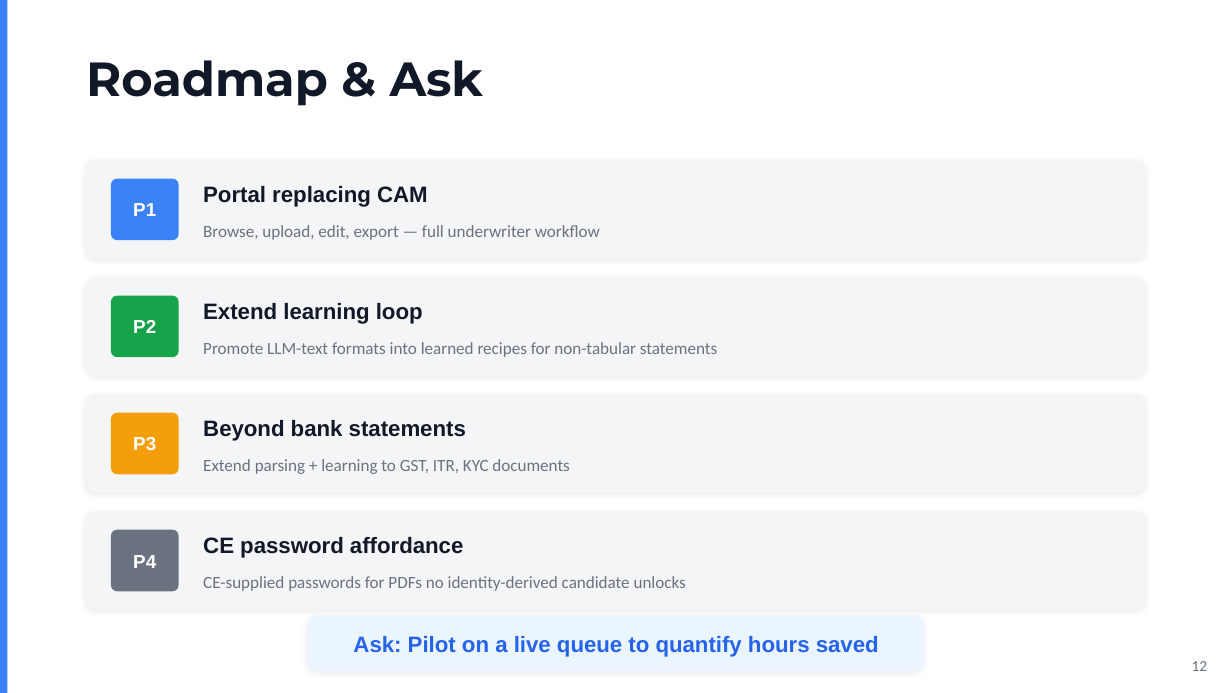
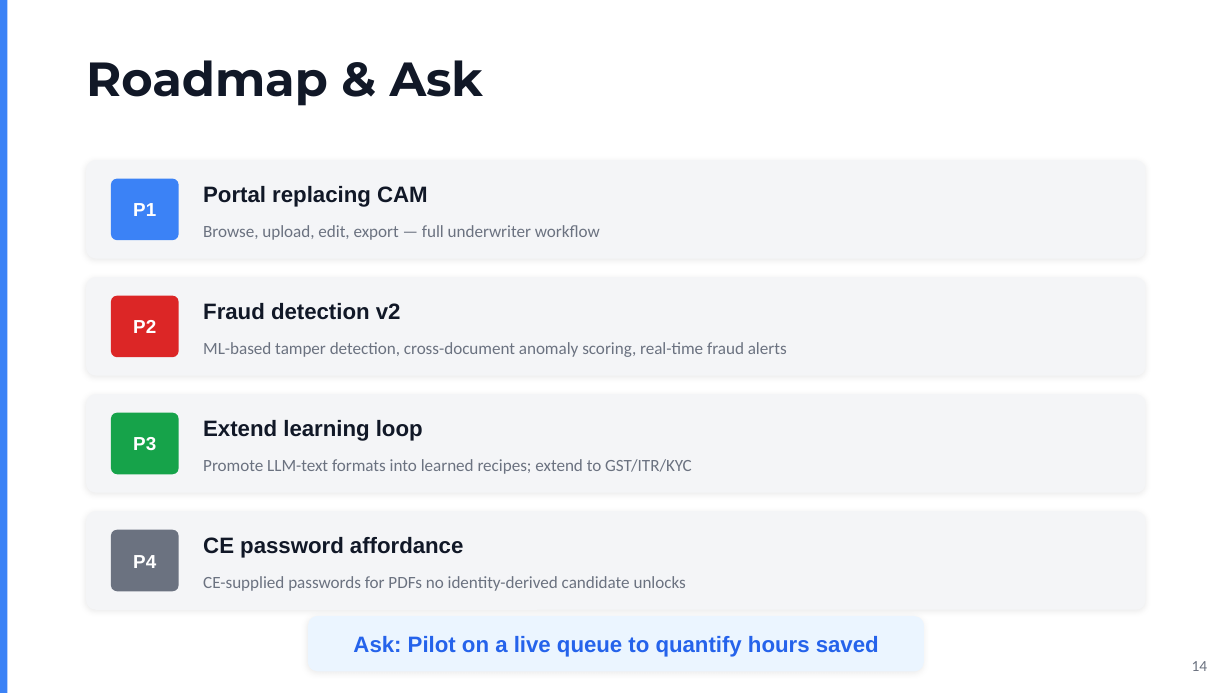
Before and after one commit to Ritik-slice/EDL-PORTAL, a slide deck: slide 14 of presentation/Slice3.0_EDL_Copilot.pptx (slide 12 before the commit). Drawn at 1232x693 pixels with LibreOffice and Linux fonts; fonts in the diff are those of the drawing. Boxes give left, top, right and bottom in pixels: in the first picture for what was removed or moved away, otherwise in the second. Text is boxed around its words. In the diff, an @@ line names an element or a change of style, - is before the commit and + after.

```diff
--- a/presentation/Slice3.0_EDL_Copilot.pptx
+++ b/presentation/Slice3.0_EDL_Copilot.pptx
@@ rounded rectangle at (x1=111, y1=296, x2=179, y2=357): fill #16A34A to #DC2626 @@
@@ text at (x1=203, y1=303, x2=401, y2=320): text changed @@
-Extend learning loop
+Fraud detection v2
@@ text at (x1=203, y1=342, x2=787, y2=357): text changed @@
-Promote LLM-text formats into learned recipes for non-tabular statements
+ML-based tamper detection, cross-document anomaly scoring, real-time fraud alerts
@@ rounded rectangle at (x1=111, y1=413, x2=179, y2=474): fill #F59E0B to #16A34A @@
@@ text at (x1=203, y1=420, x2=423, y2=441): text changed @@
-Beyond bank statements
+Extend learning loop
@@ text at (x1=203, y1=459, x2=692, y2=474): text changed @@
-Extend parsing + learning to GST, ITR, KYC documents
+Promote LLM-text formats into learned recipes; extend to GST/ITR/KYC
@@ text at (x1=1192, y1=661, x2=1208, y2=671): text changed @@
-12
+14
```
Also in this commit, not shown: 2 other slides changed, 2 slides added, 3 other files.
